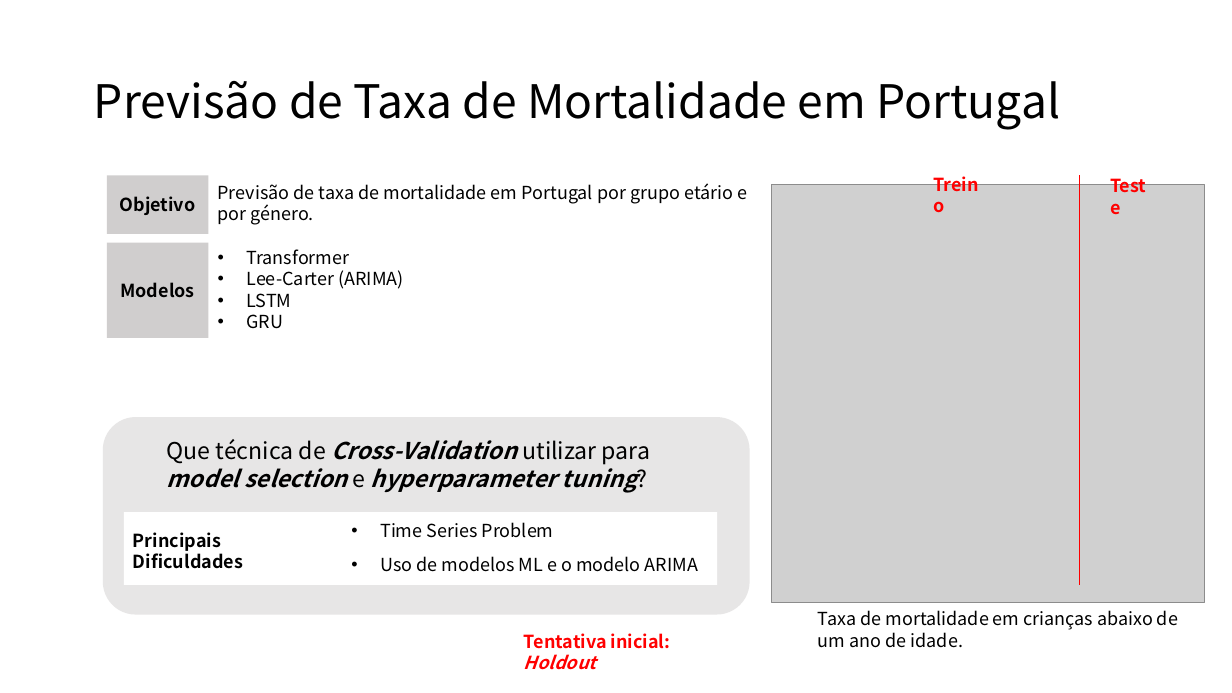
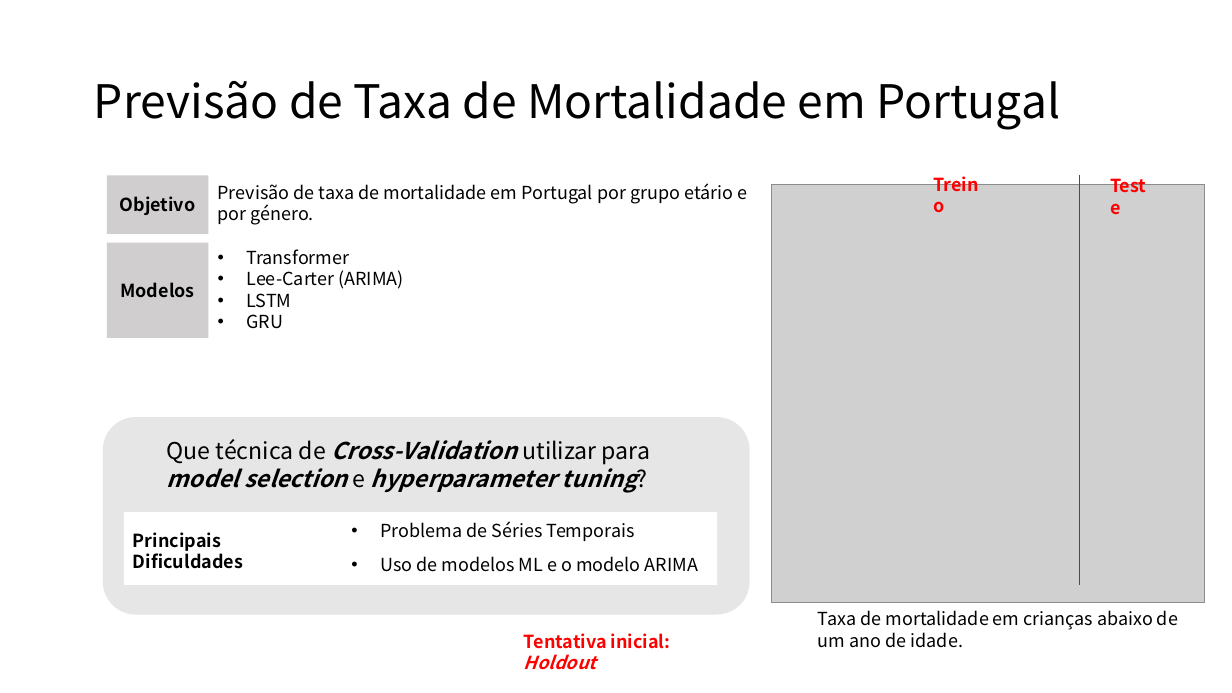
Before and after one commit to MiguelLoureiro98/timecave, a slide deck: slide 3 of papers/.ppt/cvtimeseries.pptx. Drawn at 1232x693 pixels with LibreOffice and Linux fonts; fonts in the diff are those of the drawing; grey boxes stand for pictures. Boxes give left, top, right and bottom in pixels: in the first picture for what was removed or moved away, otherwise in the second. Text is boxed around its words. In the diff, an @@ line names an element or a change of style, - is before the commit and + after.

```diff
--- a/papers/.ppt/cvtimeseries.pptx
+++ b/papers/.ppt/cvtimeseries.pptx
@@ text at box(380, 521, 635, 541): text changed @@
-• Time Series Problem
+• Problema de Séries Temporais
```
Also in this commit, not shown: 9 other slides changed.
